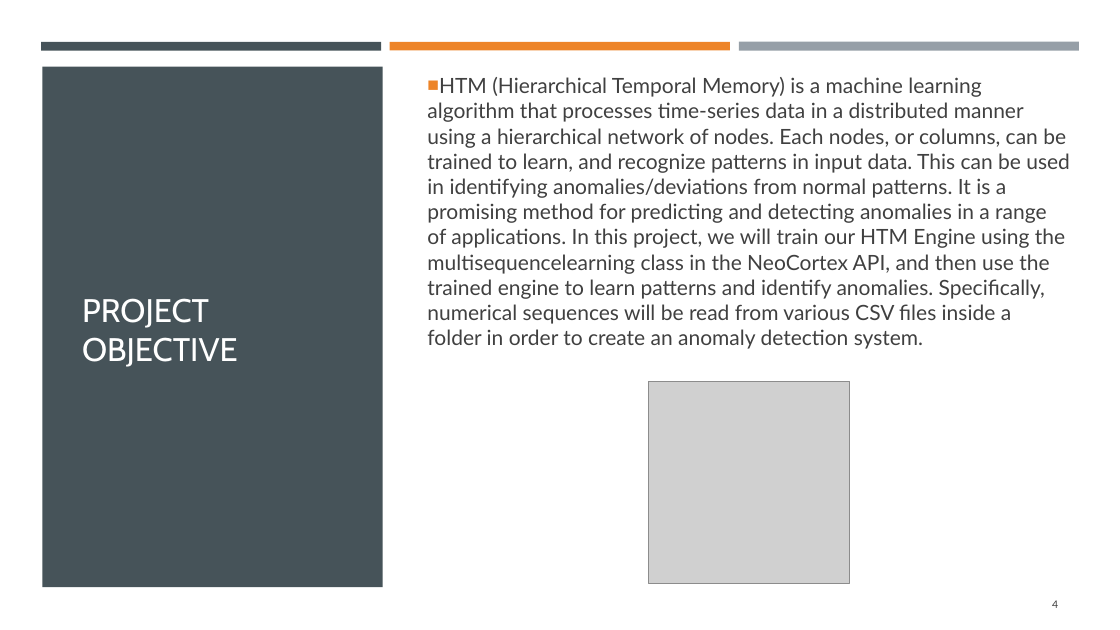
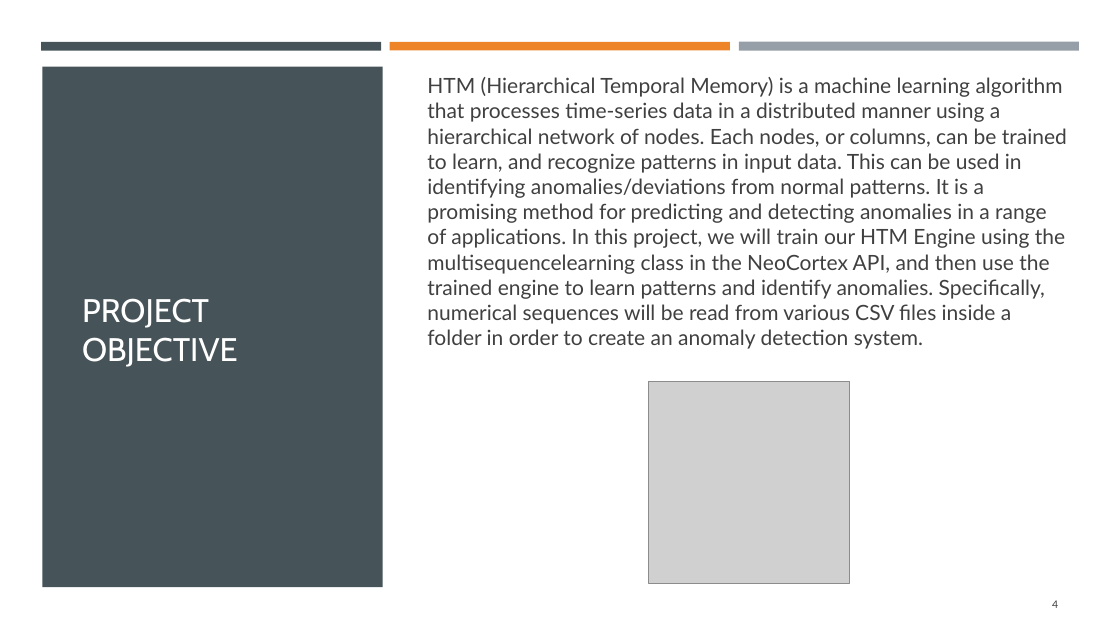
Before and after one commit to mahbubur-r/neocortexapi, a slide deck: slide 4 of source/MySEProject/Documentation/ML2324-8 Implement Anomaly Detection Sample.pptx. Drawn at 1120x630 pixels with LibreOffice and Linux fonts; fonts in the diff are those of the drawing; grey boxes stand for pictures. Boxes give left, top, right and bottom in pixels: in the first picture for what was removed or moved away, otherwise in the second. Text is boxed around its words. In the diff, an @@ line names an element or a change of style, - is before the commit and + after.

Commit message:
project doc updated

```diff
--- a/source/MySEProject/Documentation/ML2324-8 Implement Anomaly Detection Sample.pptx
+++ b/source/MySEProject/Documentation/ML2324-8 Implement Anomaly Detection Sample.pptx
@@ text "HTM (Hierarchical Temporal Memory) is ..." at [427, 77, 1067, 349]: bullet ■ to none @@
```
Also in this commit, not shown: 2 other slides changed.
